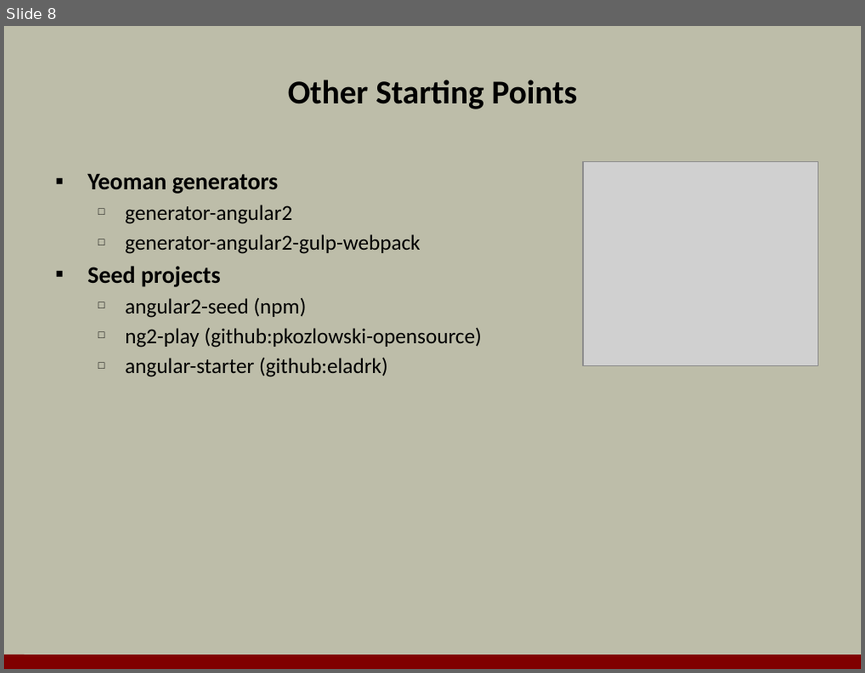
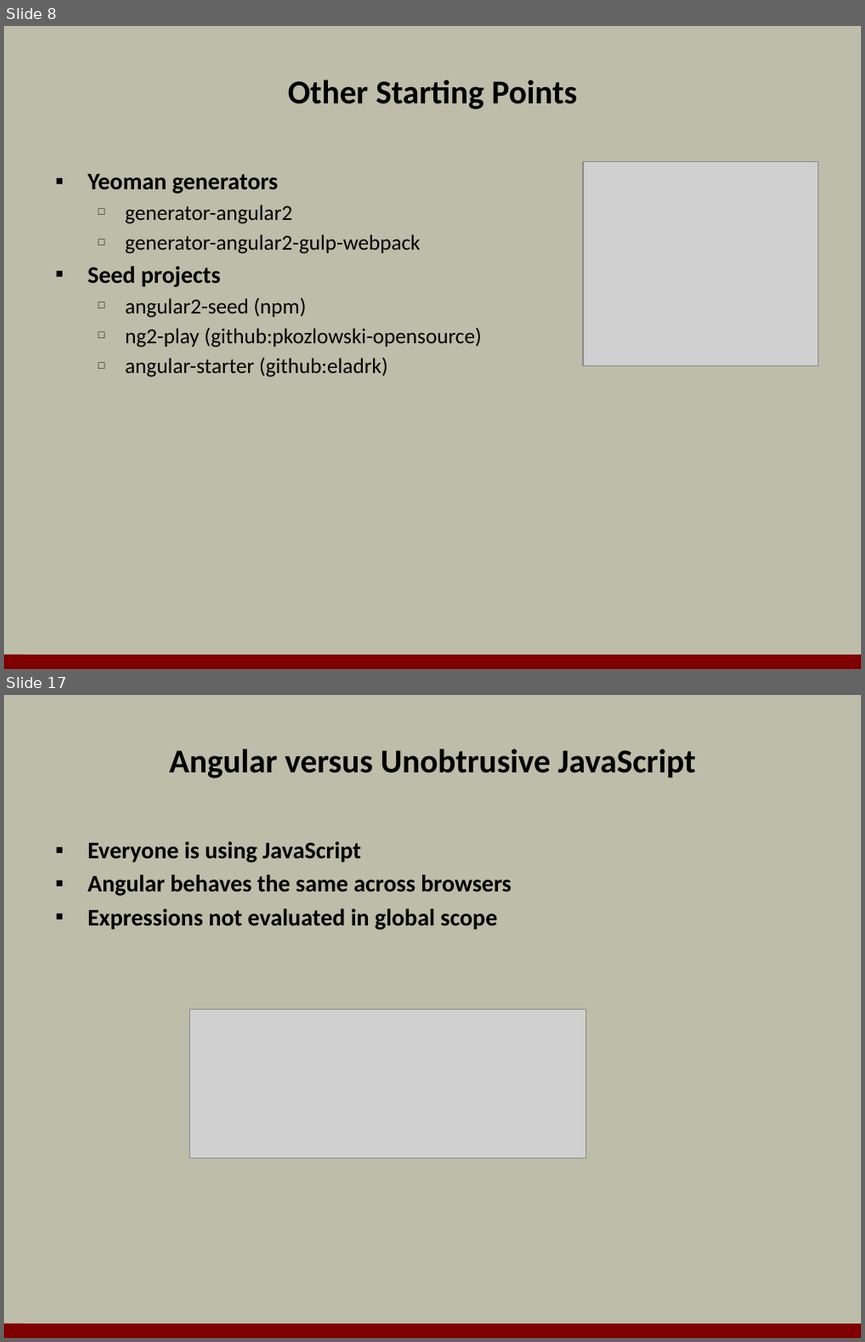
Before and after one commit to OdeToCode/classes, a slide deck: angular2/slides/01_Introduction.pptx. Shown one above the other, each under a label of ours: slide 8 before the commit, slides 8 and 17 after it; the slides between them are not shown. The pictures are 865x673 and 865x1342 pixels, drawn with LibreOffice and Linux fonts; fonts in the diff are those of the drawing; grey boxes stand for pictures; background and template pictures are left out. Boxes give left, top, right and bottom in pixels: in the first picture for what was removed or moved away, otherwise in the second. Text is boxed around its words. In the diff, an @@ line names an element or a change of style, - is before the commit and + after.

```diff
--- a/angular2/slides/01_Introduction.pptx
+++ b/angular2/slides/01_Introduction.pptx
@@ slide 17 added at (x1=4, y1=695, x2=861, y2=1338), background #BDBDA9; not listed: 1 template element that a slide beside it also shows @@
@@ title added at (x1=169, y1=749, x2=696, y2=778), 28 pt, text #000000, bold @@
+Angular versus Unobtrusive JavaScript
@@ text added at (x1=87, y1=841, x2=511, y2=930), 20 pt, text #000000, bold @@
+▪ Everyone is using JavaScript
+▪ Angular behaves the same across browsers
+▪ Expressions not evaluated in global scope
@@ picture added at (x1=190, y1=1009, x2=585, y2=1158) @@
```
Also in this commit, not shown: 3 slides changed, 13 other slides added, 1 slide removed, 1 other file.
